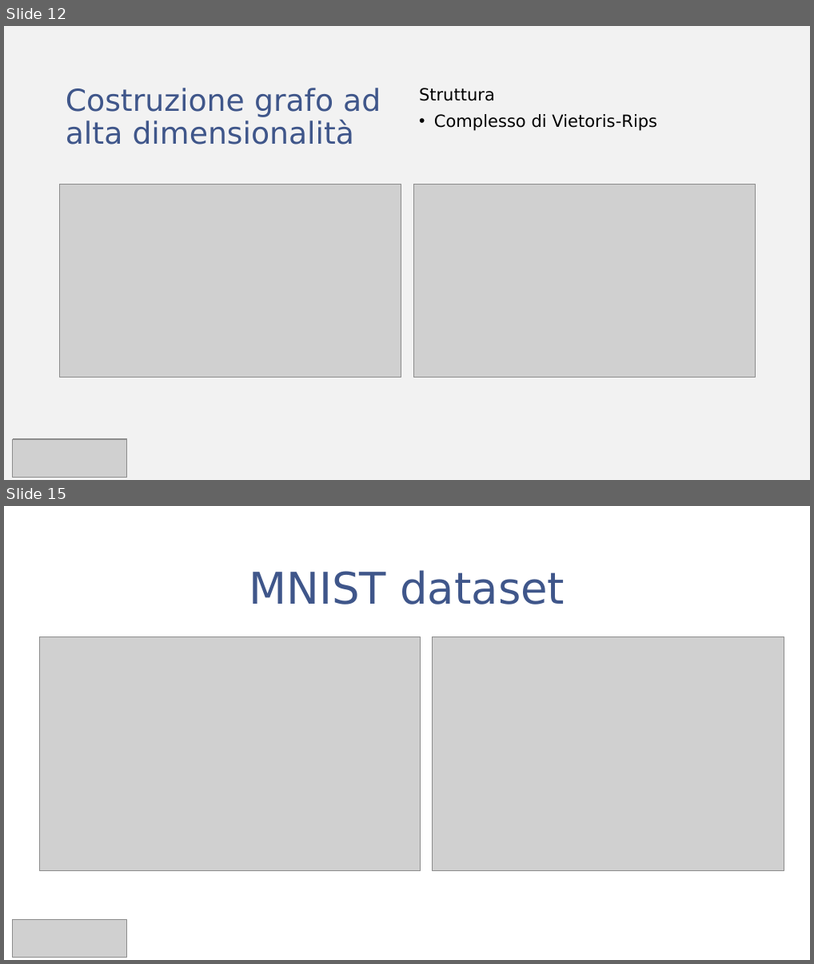
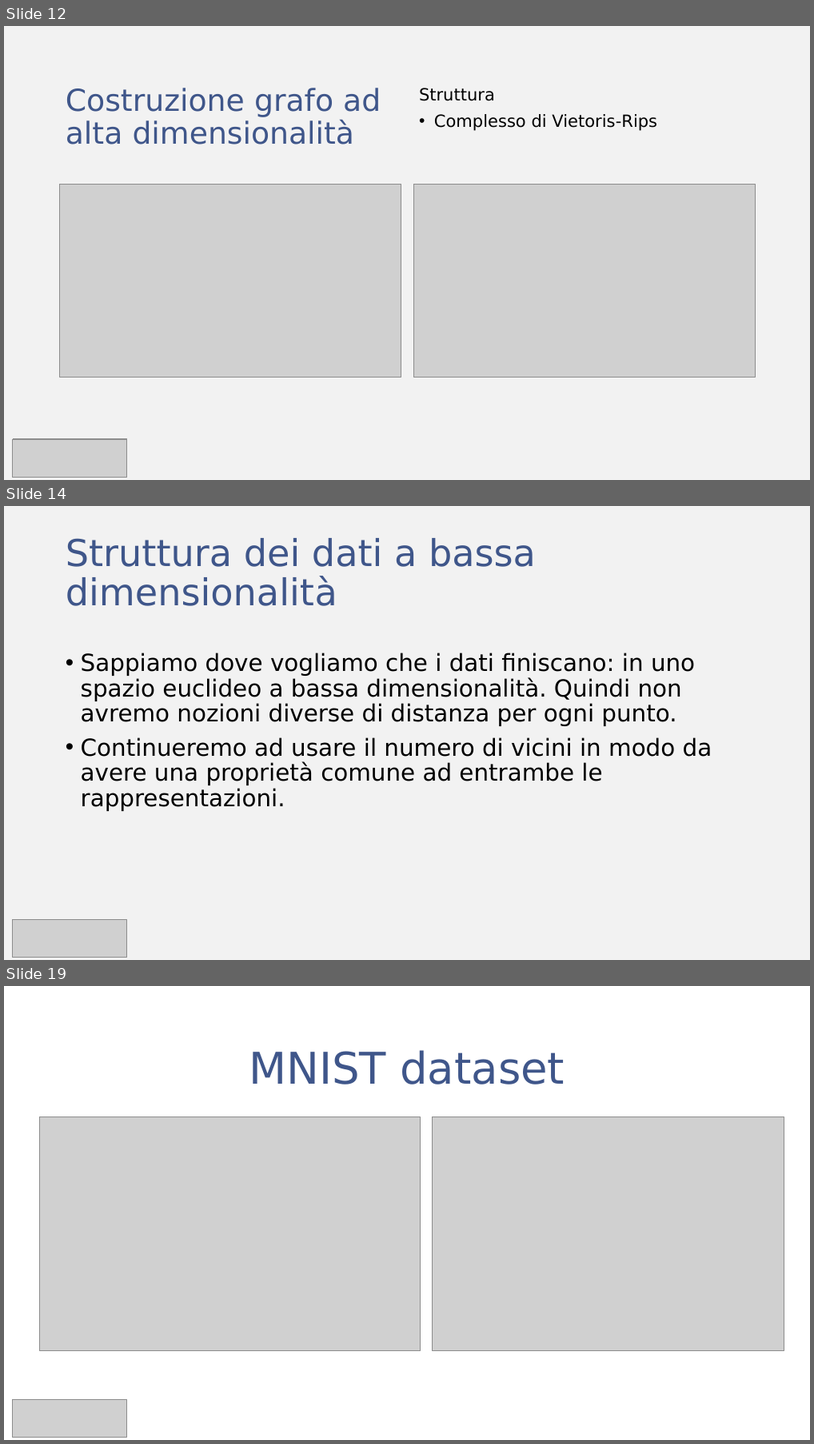
Before and after one commit to fratorgano/dimensionality-reduction, a slide deck: umap/UMAP.pptx. Shown one above the other, each under a label of ours: slides 12 and 15 before the commit, slides 12, 14 and 19 after it; the slides between them are not shown. The pictures are 814x964 and 814x1444 pixels, drawn with LibreOffice and Linux fonts; fonts in the diff are those of the drawing; grey boxes stand for pictures. Boxes give left, top, right and bottom in pixels: in the first picture for what was removed or moved away, otherwise in the second. Text is boxed around its words. In the diff, an @@ line names an element or a change of style, - is before the commit and + after.

```diff
--- a/umap/UMAP.pptx
+++ b/umap/UMAP.pptx
@@ slide 14 added at box(4, 506, 810, 960), background #F2F2F2 @@
@@ title added at box(66, 538, 536, 606), 44 pt, text #3F568A @@
+Struttura dei dati a bassa dimensionalità
@@ text added at box(81, 652, 713, 811), 28 pt, text #000000 @@
+• Sappiamo dove vogliamo che i dati finiscano: in uno spazio euclideo a bassa dimensionalità. Quindi non avremo nozioni diverse di distanza per ogni punto.
+• Continueremo ad usare il numero di vicini in modo da avere una proprietà comune ad entrambe le rappresentazioni.
@@ picture added at box(13, 919, 127, 956) @@
@@ what was slide 15 is now slide 19 @@
```
Also in this commit, not shown: 3 slides changed, 3 other slides added, 2 other files.
